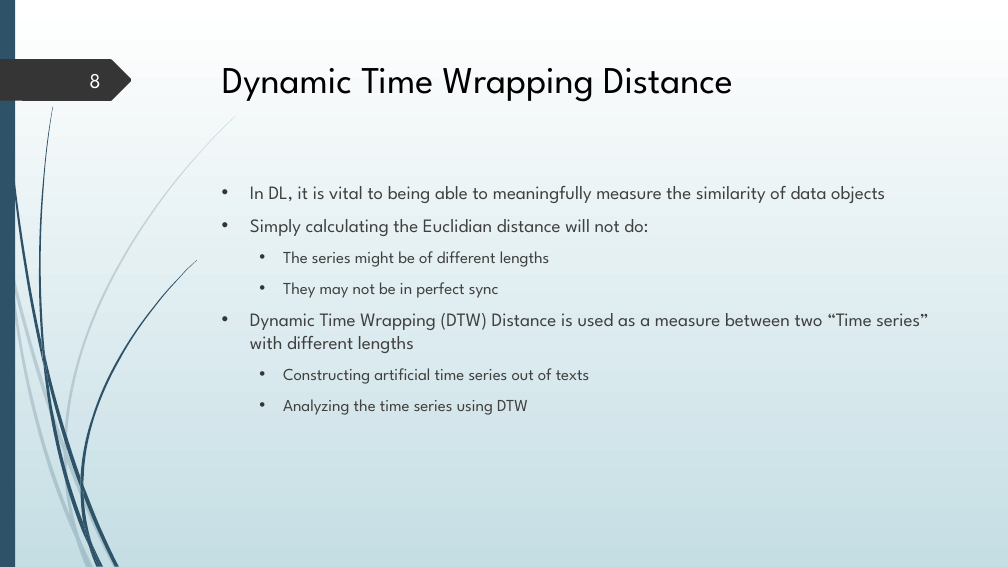
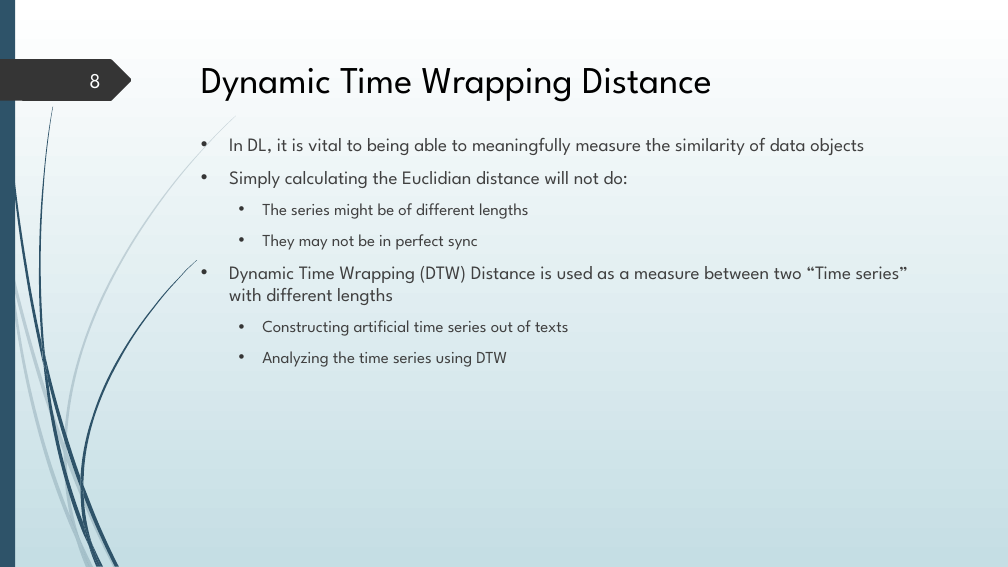
Before and after one commit to kmaltcev/NLP-BiLSTM-model, a slide deck: slide 8 of Capstone Project 21-2-R-13.pptx. Drawn at 1008x567 pixels with LibreOffice and Linux fonts; fonts in the diff are those of the drawing. Boxes give left, top, right and bottom in pixels: in the first picture for what was removed or moved away, otherwise in the second. Text is boxed around its words. In the diff, an @@ line names an element or a change of style, - is before the commit and + after.

```diff
--- a/Capstone Project 21-2-R-13.pptx
+++ b/Capstone Project 21-2-R-13.pptx
@@ title "Dynamic Time Wrapping Distance" moved from (x1=222, y1=68, x2=733, y2=102) to (x1=201, y1=68, x2=712, y2=102) @@
@@ text "In DL, it is vital ..." moved from (x1=250, y1=186, x2=928, y2=415) to (x1=229, y1=138, x2=908, y2=367) @@
```
Also in this commit, not shown: 14 other slides changed, 9 other files.
